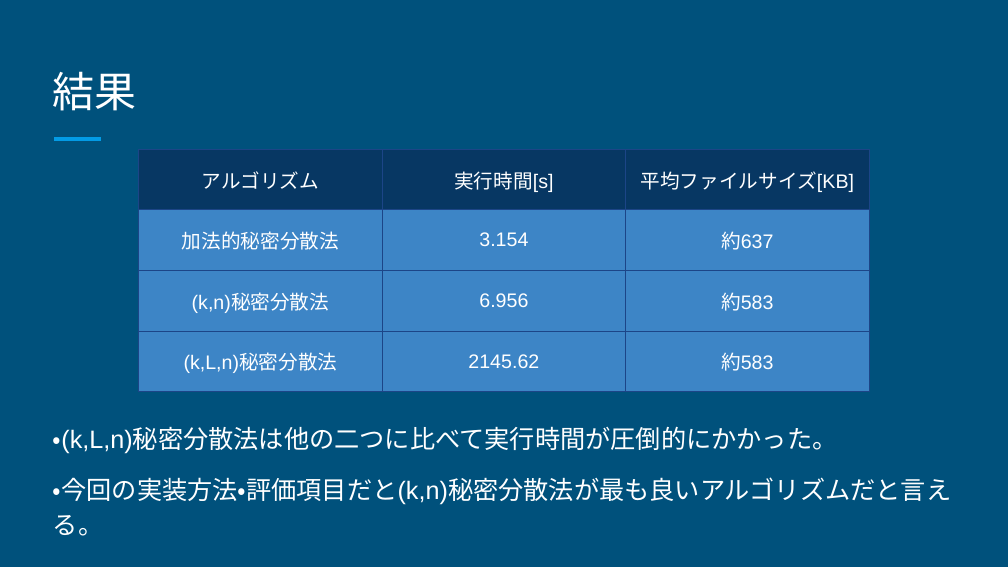
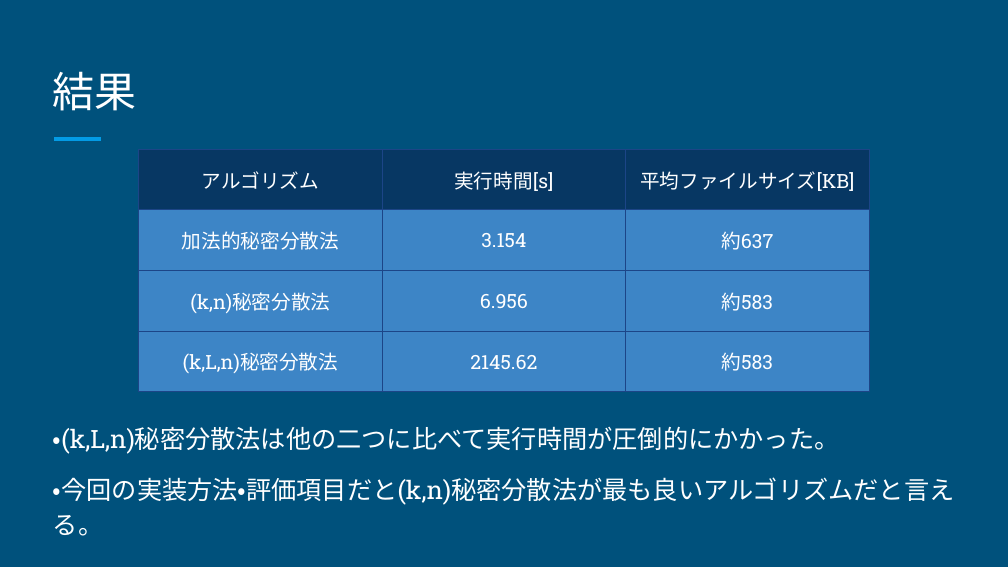
Before and after one commit to Yuu-taremayu/myresearch2, a slide deck: slide 5 of proceeding/my_proceeding/16437_P0.pptx. Drawn at 1008x567 pixels with LibreOffice and Linux fonts; fonts in the diff are those of the drawing. Boxes give left, top, right and bottom in pixels: in the first picture for what was removed or moved away, otherwise in the second. Text is boxed around its words. In the diff, an @@ line names an element or a change of style, - is before the commit and + after.

Commit message:
cleaning font

```diff
--- a/proceeding/my_proceeding/16437_P0.pptx
+++ b/proceeding/my_proceeding/16437_P0.pptx
@@ table at (139,149,871,480) @@
@@ font Arial to Roboto Slab @@
@@ text "・(k,L,n)秘密分散法は他の二つに比べて実行時間が圧倒的にかかった。" at (53,426,955,536): font Roboto to Roboto Slab in "・(k,L,n)秘密分散法は他の二つに比べて実行時間が圧倒的にかかった。"; font Arial to Roboto Slab @@
```
Also in this commit, not shown: 5 other slides changed.
